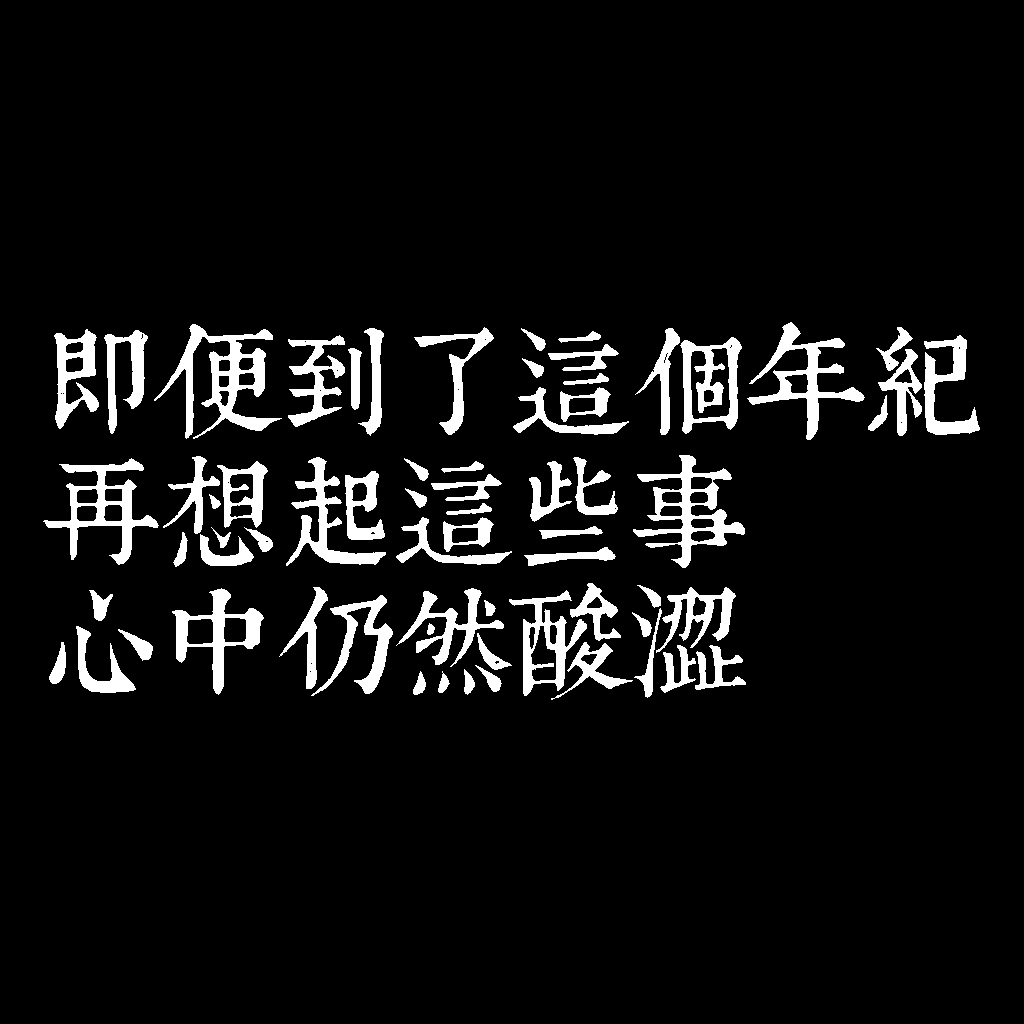
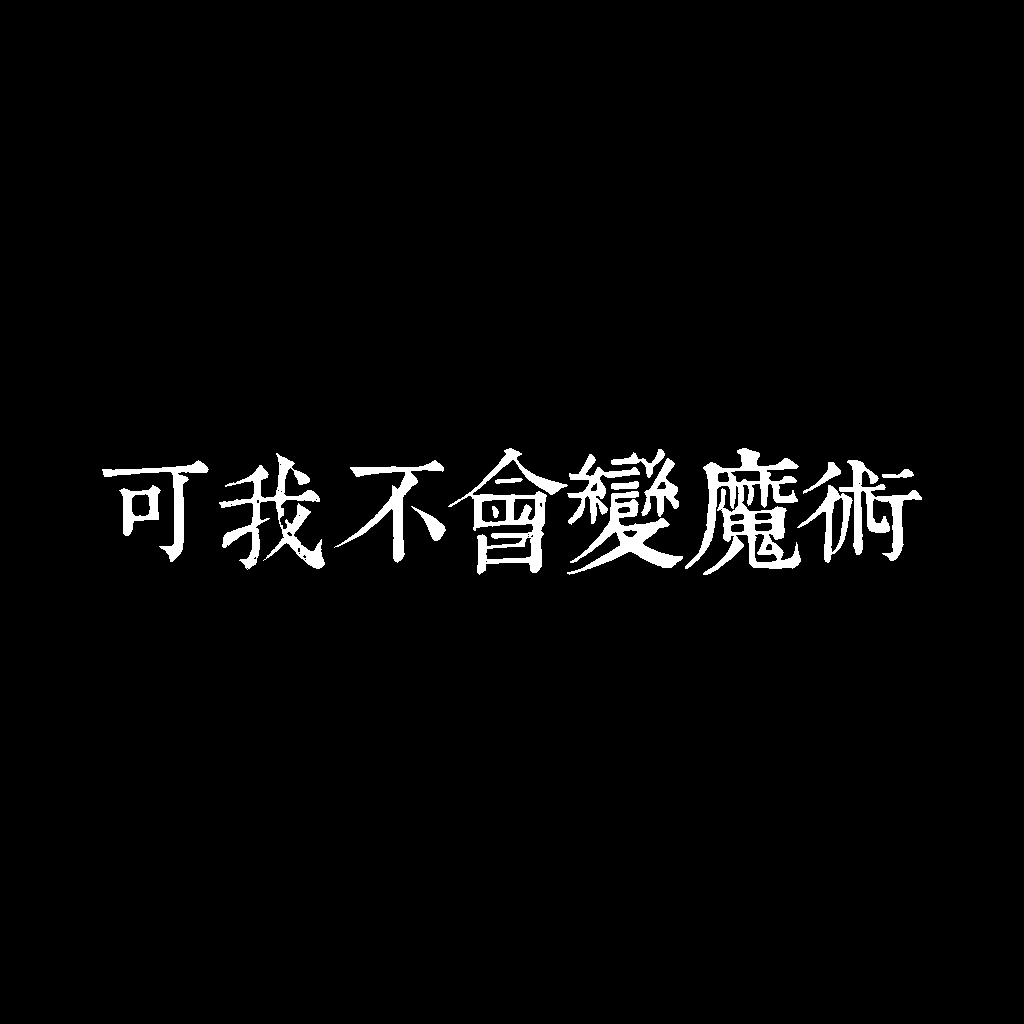
Layered file, before and after one edit (1024×1024). Changes by layer:
renamed "即便到了這個年紀 再想起這些事 心中仍然酸澀" to "可我不會變魔術", painted on it over [43, 322, 980, 700]
